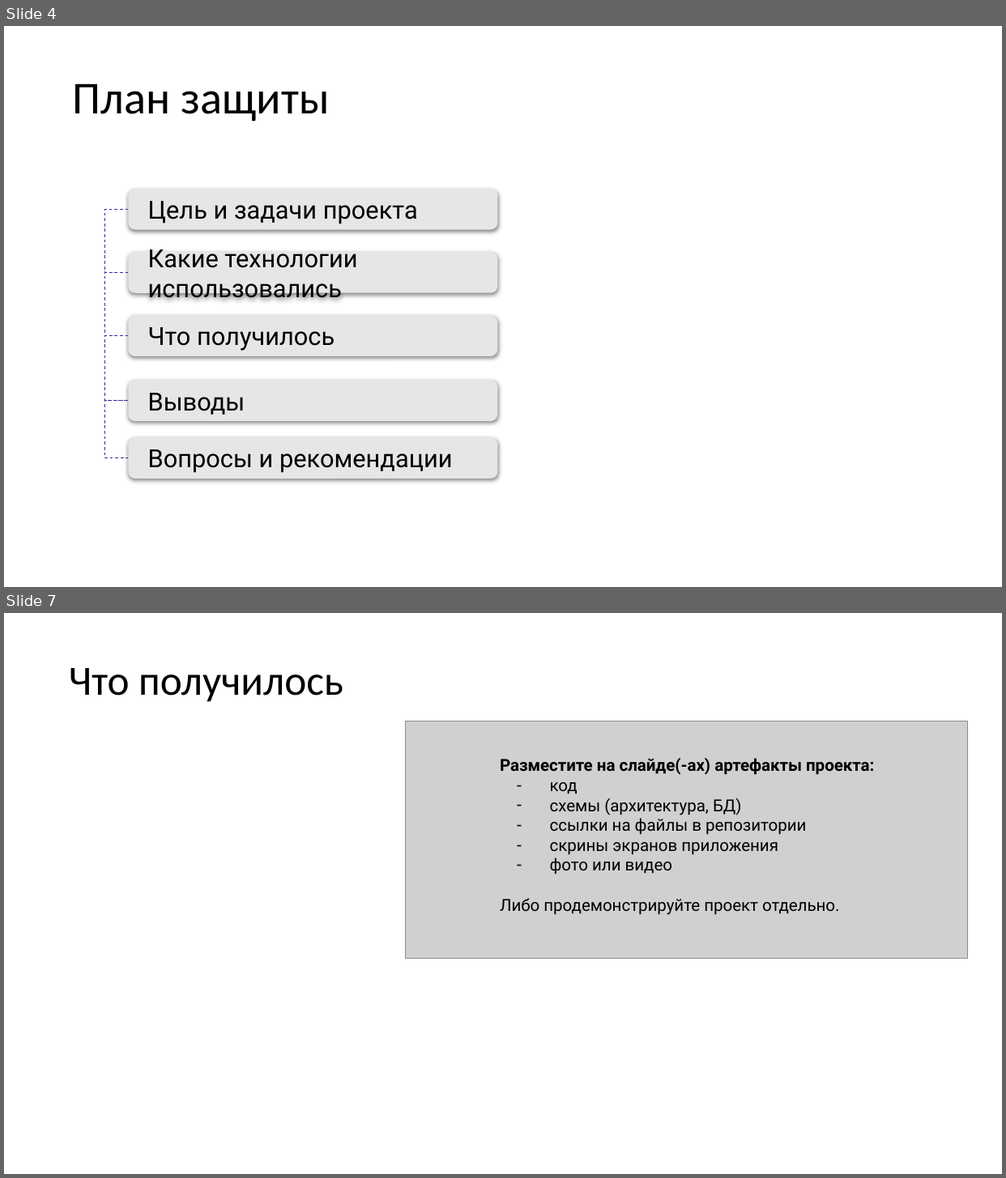
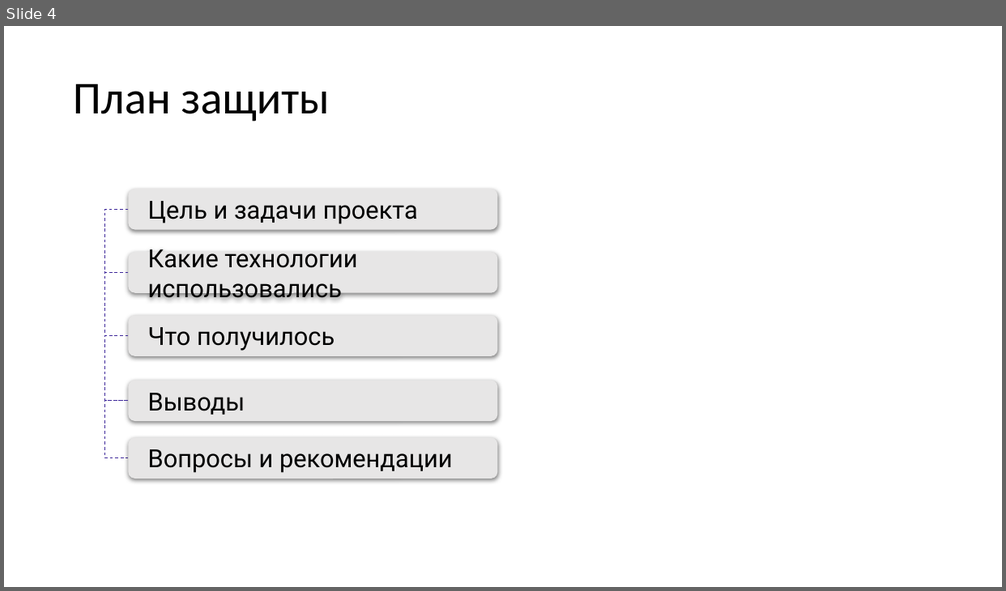
Before and after one commit to aarkin002/otus_NEb, a slide deck: Project/Otus_basic.pptx. Shown one above the other, each under a label of ours: slides 4 and 7 before the commit, slide 4 after it; the slides between them are not shown. The pictures are 1006x1178 and 1006x591 pixels, drawn with LibreOffice and Linux fonts; fonts in the diff are those of the drawing; grey boxes stand for pictures. Boxes give left, top, right and bottom in pixels: in the first picture for what was removed or moved away, otherwise in the second. Text is boxed around its words. In the diff, an @@ line names an element or a change of style, - is before the commit and + after.

```diff
--- a/Project/Otus_basic.pptx
+++ b/Project/Otus_basic.pptx
@@ slide 7 removed at [4,613,1002,1174], background #FFFFFF @@
@@ title removed at [69,668,343,702] @@
-Что получилось
@@ picture removed at [406,721,968,959] @@
@@ text removed at [500,758,874,915] @@
-Разместите на слайде(-ах) артефакты проекта:
-– код
-– схемы (архитектура, БД)
-– ссылки на файлы в репозитории
-– скрины экранов приложения
-– фото или видео
-Либо продемонстрируйте проект отдельно.
```
Also in this commit, not shown: 3 slides changed, 19 slides added, 1 other slide removed, 1 other file.
